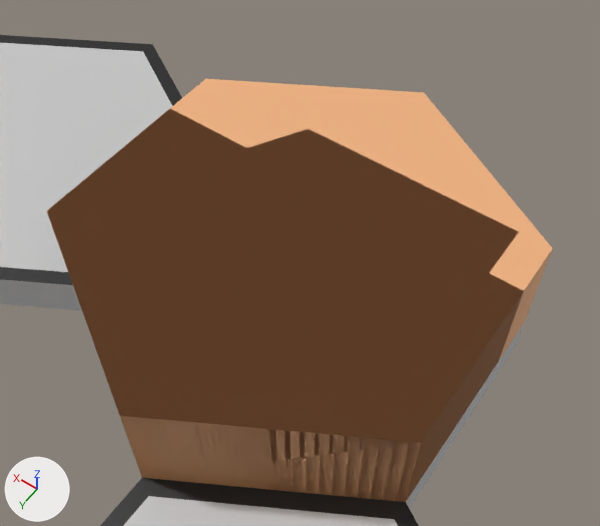
The Blender file models/walls/varoma_wall.blend, before and after one commit.
Camera for both pictures: a 50 mm lens placed at (-1.25, 1.72, 3.0), pointed at (-0.05, 0.03, 0.36). Arrows for +X, +Y and +Z are at lower left; the lights stay in place. The picture after the commit comes second.

Objects in the first picture: 'BaseTile', 'VaromaWallCurvedFill', 'VaromaWallHalf', 'VaromaWallHalfFill', 'VaromaWallInside'.
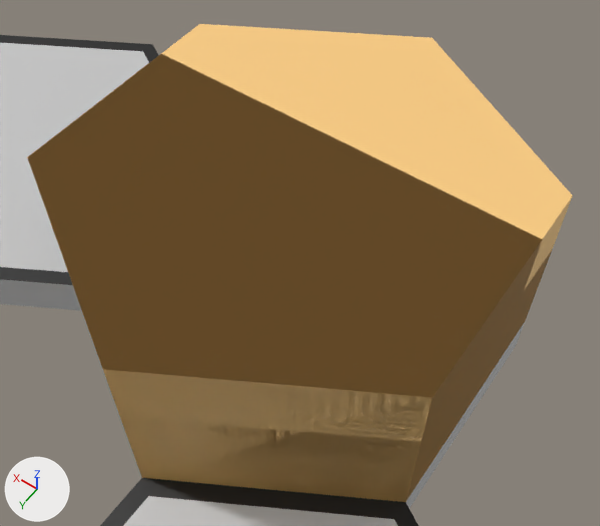
What differs and where, as boxes (x1, y1, x2, y2) in the pictures (600 x 526 px):
'WoodenWallInsideTall', added (beige): after (28, 24, 573, 493)
'WoodenWallHalfFillTall', added (brown): after (27, 54, 542, 502)
'WoodenWallHalfCurvedTallFill', added: after (45, 123, 542, 502)
'WoodenWallHalfCurvedTall', added: after (44, 122, 541, 429)
'VaromaWallCurvedFill', deleted (brown): before (82, 129, 518, 316)
'WoodenWallHalfTall', added: after (79, 54, 539, 445)
'WoodenWallHalfCurvedFill', added: after (120, 294, 522, 501)
part 1 of me_cylinder_002, surface changed: before (47, 79, 553, 502); after (406, 251, 552, 500)
part 2 of me_plane_001, surface changed: before (47, 110, 524, 501); after (121, 291, 524, 502)
part 3 of me_plane, surface changed: before (91, 109, 523, 429); after (463, 306, 516, 386)

Diff of the bpy script that builds the scene:
```diff
--- a/models/walls/varoma_wall.blend.py
+++ b/models/walls/varoma_wall.blend.py
@@ me_cylinder_002 @@
 me_cylinder_002.from_pydata(...)  # 12 vertices, 8 faces; spans x -0.87..0.87, y -1.0..1.0, z 0.0..0.5
+# me_cylinder_002 part 1: texture (UV) coordinates of 8 of 8 faces, centred in x -0.87..0.87, y -0.75..0.75, z 0.0..0.5, changed; they spanned u 0.27..0.27, v 0.74..0.74 and now span u 0.41..0.41, v 0.81..0.81
 me_cylinder_002.materials.append(mat_basepalette)
@@ me_plane @@
 me_plane.from_pydata(...)  # 8 vertices, 6 faces; spans x -0.87..0.87, y -0.25..0.25, z 0.0..0.5
+# me_plane part 3: texture (UV) coordinates of 6 of 6 faces, centred in x -0.87..0.87, y -0.25..0.25, z 0.0..0.5, changed; they spanned u 0.27..0.27, v 0.74..0.74 and now span u 0.41..0.41, v 0.81..0.81
 me_plane.materials.append(mat_basepalette)
@@ me_plane_001 @@
 me_plane_001.from_pydata(...)  # 10 vertices, 7 faces; spans x -0.87..0.87, y -0.25..1.0, z 0.0..0.5
+# me_plane_001 part 2: texture (UV) coordinates of 7 of 7 faces, centred in x -0.87..0.87, y -0.25..0.75, z 0.0..0.5, changed; they spanned u 0.27..0.27, v 0.74..0.74 and now span u 0.41..0.41, v 0.81..0.81
 me_plane_001.materials.append(mat_basepalette)
@@ ob_varomawallcurvedfill @@
-ob_varomawallcurvedfill = bpy.data.objects.new('VaromaWallCurvedFill', me_cylinder_005)
@@ ob_woodenwallhalfcurvedtallfill @@
+ob_woodenwallhalfcurvedtallfill = bpy.data.objects.new('WoodenWallHalfCurvedTallFill', me_cylinder_007)  # 10 vertices, 7 faces; spans x -0.87..0.65, y -0.25..1.0, z 0.0..0.8; in mat_basepalette_001 (picture img_base_palette_png_001)
+ob_woodenwallhalfcurvedtallfill.location = (0.0, 0.0, 0.0)
@@ ob_woodenwallinsidetall @@
+ob_woodenwallinsidetall = bpy.data.objects.new('WoodenWallInsideTall', me_cylinder_003)  # a 6-sided cylinder along z spanning x -0.87..0.87, y -1.0..1.0, z 0.0..0.8; in mat_basepalette (picture img_base_palette_png_002)
+ob_woodenwallinsidetall.location = (0.0, 0.0, 0.0)
@@ ob_woodenwallhalftall @@
+ob_woodenwallhalftall = bpy.data.objects.new('WoodenWallHalfTall', me_plane_002)  # a box spanning x -0.87..0.87, y -0.25..0.25, z 0.0..0.8; in mat_basepalette (picture img_base_palette_png_002)
+ob_woodenwallhalftall.location = (0.0, 0.0, 0.0)
@@ ob_woodenwallhalffilltall @@
+ob_woodenwallhalffilltall = bpy.data.objects.new('WoodenWallHalfFillTall', me_plane_003)  # 10 vertices, 7 faces; spans x -0.87..0.87, y -0.25..1.0, z 0.0..0.8; in mat_basepalette (picture img_base_palette_png_002)
+ob_woodenwallhalffilltall.location = (0.0, 0.0, 0.0)
@@ ob_woodenwallhalfcurvedtall @@
+ob_woodenwallhalfcurvedtall = bpy.data.objects.new('WoodenWallHalfCurvedTall', me_cylinder_004)  # 12 vertices, 10 faces; spans x -0.87..0.65, y -0.25..0.87, z 0.0..0.8; in mat_basepalette_001 (picture img_base_palette_png_001)
+ob_woodenwallhalfcurvedtall.location = (0.0, 0.0, 0.0)
@@ ob_woodenwallhalfcurvedfill @@
+ob_woodenwallhalfcurvedfill = bpy.data.objects.new('WoodenWallHalfCurvedFill', me_cylinder_008)  # 10 vertices, 7 faces; spans x -0.87..0.65, y -0.25..1.0, z 0.0..0.5; in mat_basepalette_001 (picture img_base_palette_png_001)
+ob_woodenwallhalfcurvedfill.location = (0.0, 0.0, 0.0)
```
